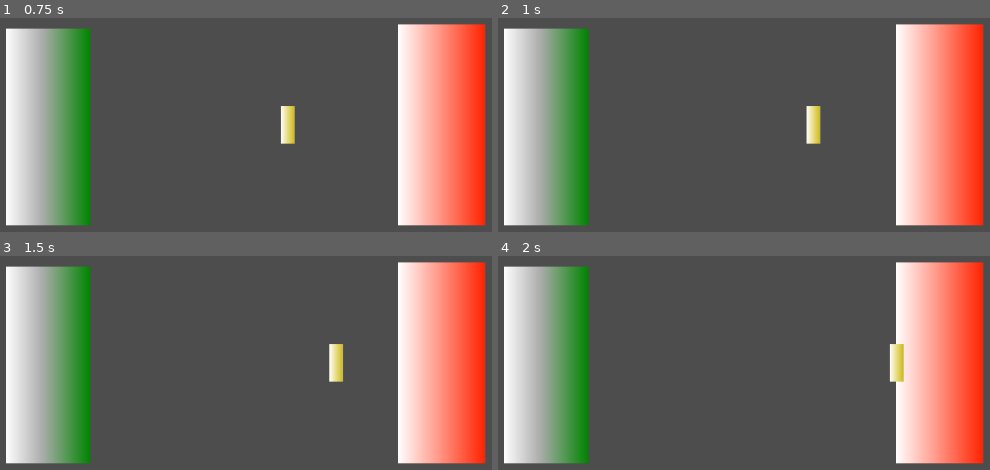
Above: before the commit, frames 1-4 (two rows, left to right).
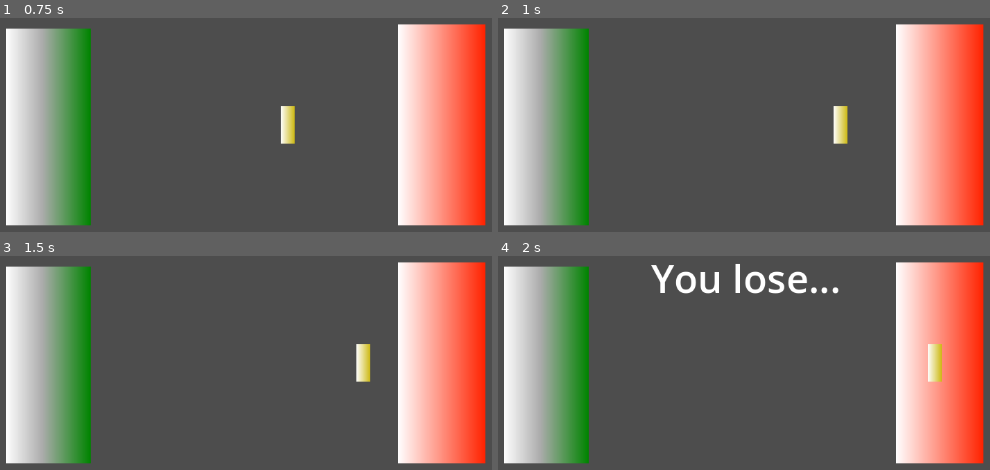
Above: after the commit, the same moments.

Repository: Xiphereal/CivisJam
Game: Godot game, scene res://scenes/main.tscn
The game is run twice, just before and just after one commit, with the same random seed, the same clock (stepped at 60 frames per second) and the same inputs.
Inputs (mouse positions are in pixels of both pictures, inside the frame that each line leads up to):
- Up to frame 1 (0.75 s): move the mouse to (423, 82) at 0.52 s; click (423, 82) at 0.6 s
- Up to frame 2 (1 s): no input
- Up to frame 3 (1.5 s): move the mouse to (88, 365) at 1.27 s; click (88, 365) at 1.35 s
- Up to frame 4 (2 s): no input

Frame 1 is identical in both runs. In frame 2, 1.1% of the frame differs, in the area x 62-72%, y 41-59%; in frame 3, 1.0%; in frame 4, 2.7%, in the area x 31-91%, y 3-59%.

Commit message:
feat: increase suddent pull force

Diff:
--- a/scenes/main.tscn
+++ b/scenes/main.tscn
@@ -72,6 +72,8 @@
 [node name="SuddentPull" type="Timer" parent="Boss"]
 autostart = true
 script = ExtResource("1_psoe2")
+min_force = 30
+max_force = 60
 
 [node name="Key" type="Node2D" parent="."]
 unique_name_in_owner = true
